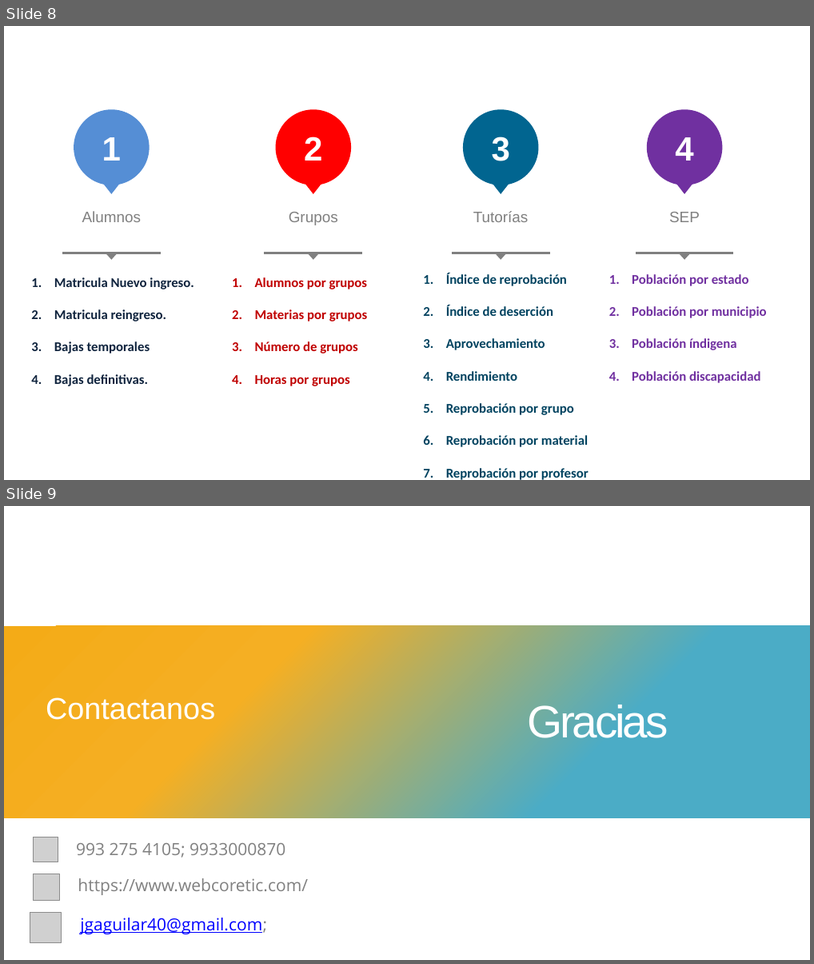
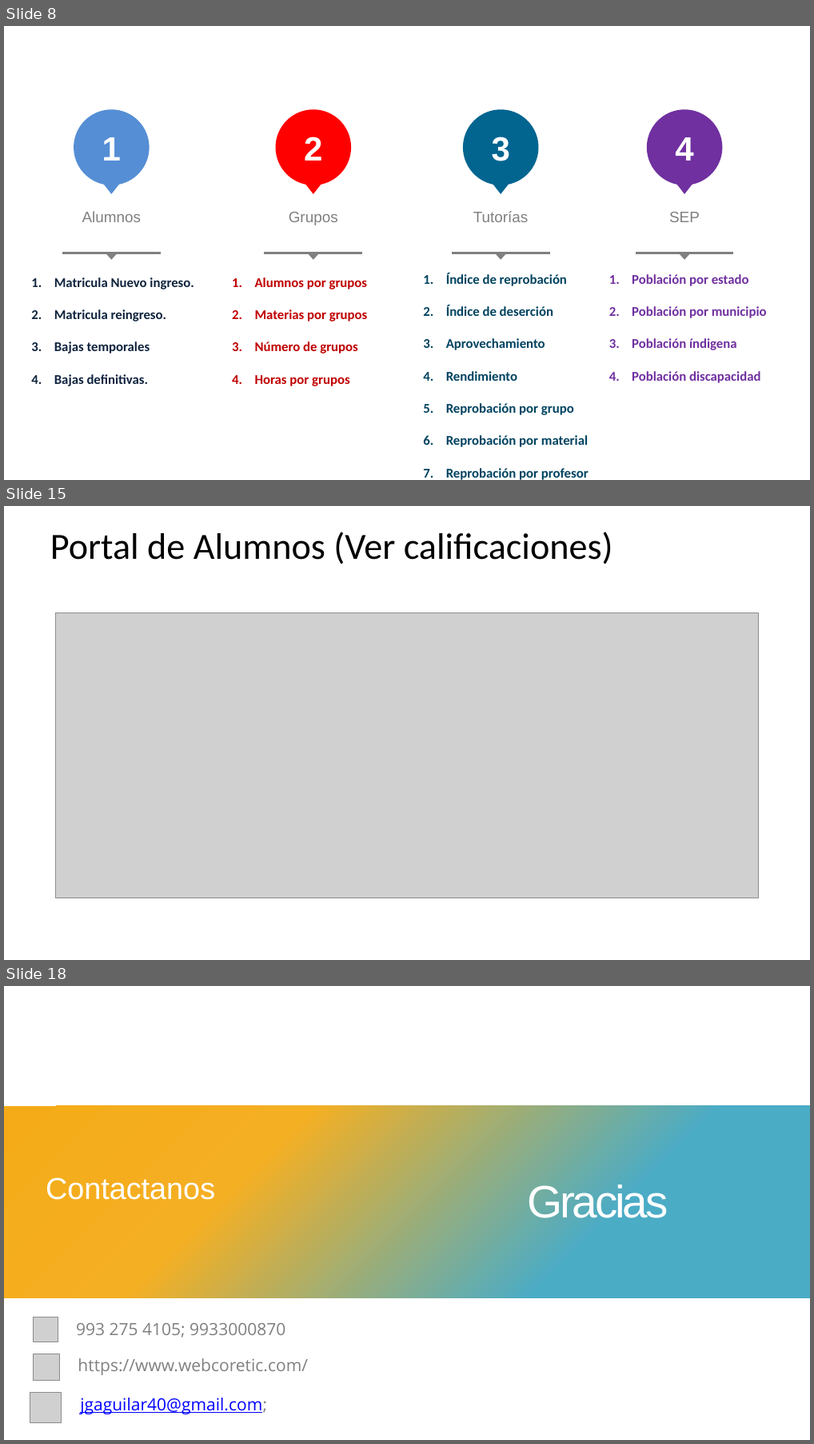
Before and after one commit to joselupe2002/siae, a slide deck: Manual/Presentación.pptx. Shown one above the other, each under a label of ours: slides 8 and 9 before the commit, slides 8, 15 and 18 after it; the slides between them are not shown. The pictures are 814x964 and 814x1444 pixels, drawn with LibreOffice and Linux fonts; fonts in the diff are those of the drawing; grey boxes stand for pictures. Boxes give left, top, right and bottom in pixels: in the first picture for what was removed or moved away, otherwise in the second. Text is boxed around its words. In the diff, an @@ line names an element or a change of style, - is before the commit and + after.

```diff
--- a/Manual/Presentación.pptx
+++ b/Manual/Presentación.pptx
@@ slide 15 added at [4,506,810,960], background #FFFFFF @@
@@ text added at [50,532,614,564], 44 pt, text #000000 @@
+Portal de Alumnos (Ver calificaciones)
@@ picture added at [55,612,758,897] @@
@@ what was slide 9 is now slide 18 @@
```
Also in this commit, not shown: 8 other slides added, 5 other files.
